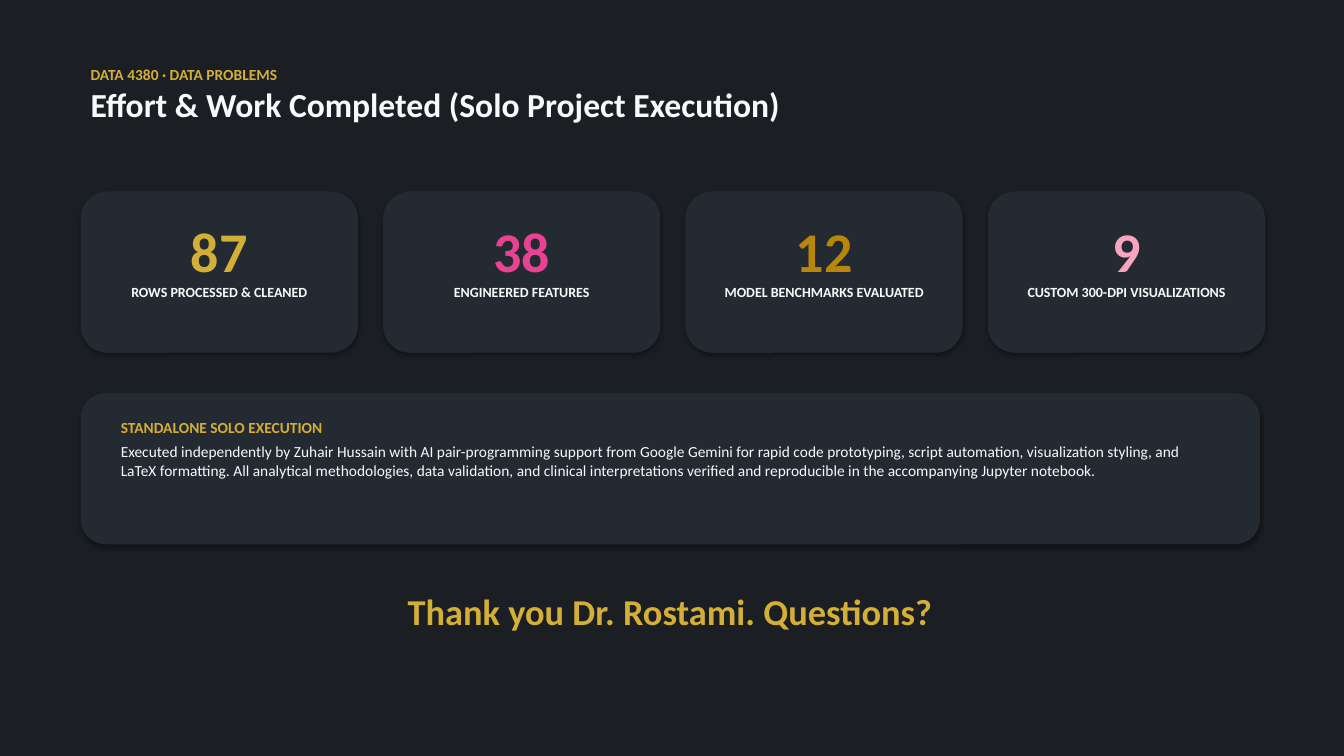
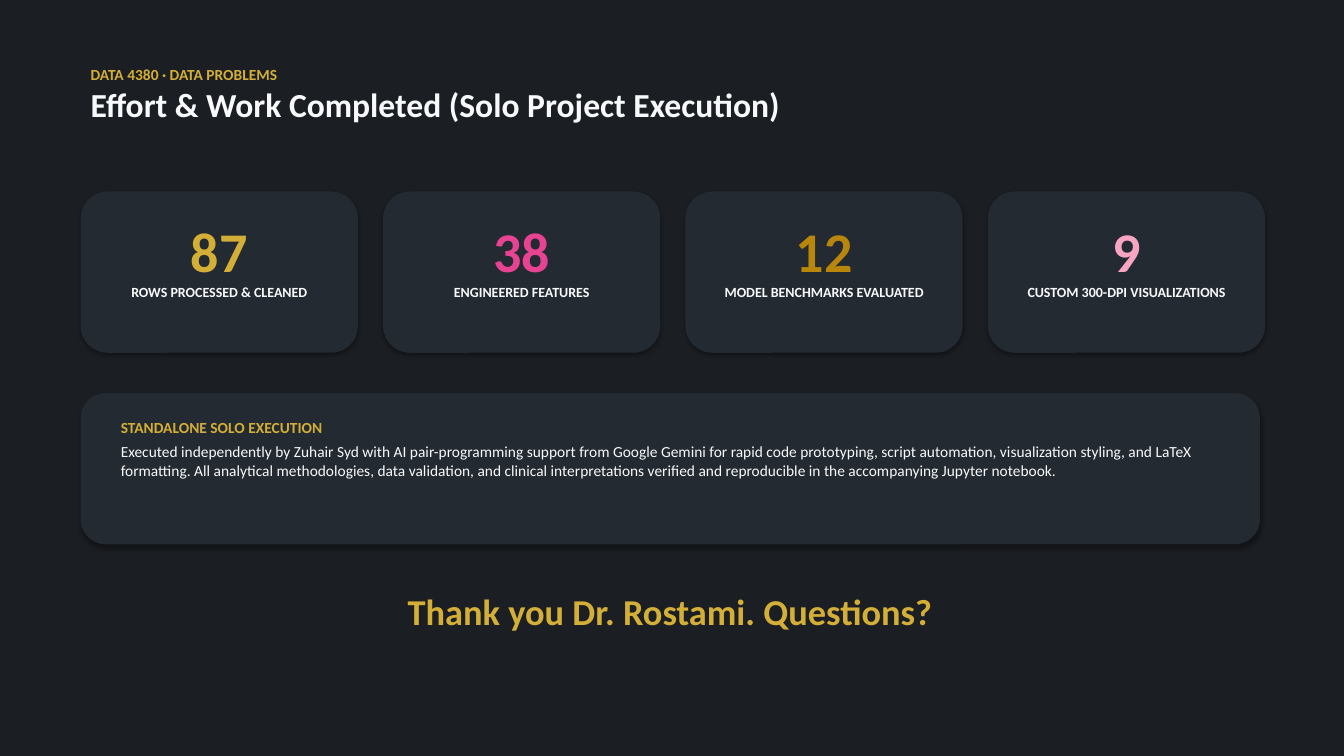
Before and after one commit to Zuhairhusn/data-4380-student-stress-profiles, a slide deck: slide 21 of tabular/Student_Stress_Profiles_Presentation.pptx. Drawn at 1344x756 pixels with LibreOffice and Linux fonts; fonts in the diff are those of the drawing. Boxes give left, top, right and bottom in pixels: in the first picture for what was removed or moved away, otherwise in the second. Text is boxed around its words. In the diff, an @@ line names an element or a change of style, - is before the commit and + after.

Commit message:
Update author name to Zuhair Syd

```diff
--- a/tabular/Student_Stress_Profiles_Presentation.pptx
+++ b/tabular/Student_Stress_Profiles_Presentation.pptx
@@ text at <box>121,446,1192,479</box>: text changed @@
-Executed independently by Zuhair Hussain with AI pair-programming support from Google Gemini for rapid code prototyping, script automation, visualization styling, and LaTeX formatting. All analytical methodologies, data validation, and clinical interpretations verified and reproducible in the accompanying Jupyter notebook.
+Executed independently by Zuhair Syd with AI pair-programming support from Google Gemini for rapid code prototyping, script automation, visualization styling, and LaTeX formatting. All analytical methodologies, data validation, and clinical interpretations verified and reproducible in the accompanying Jupyter notebook.
```
Also in this commit, not shown: 1 other slide changed, 2 other files.
